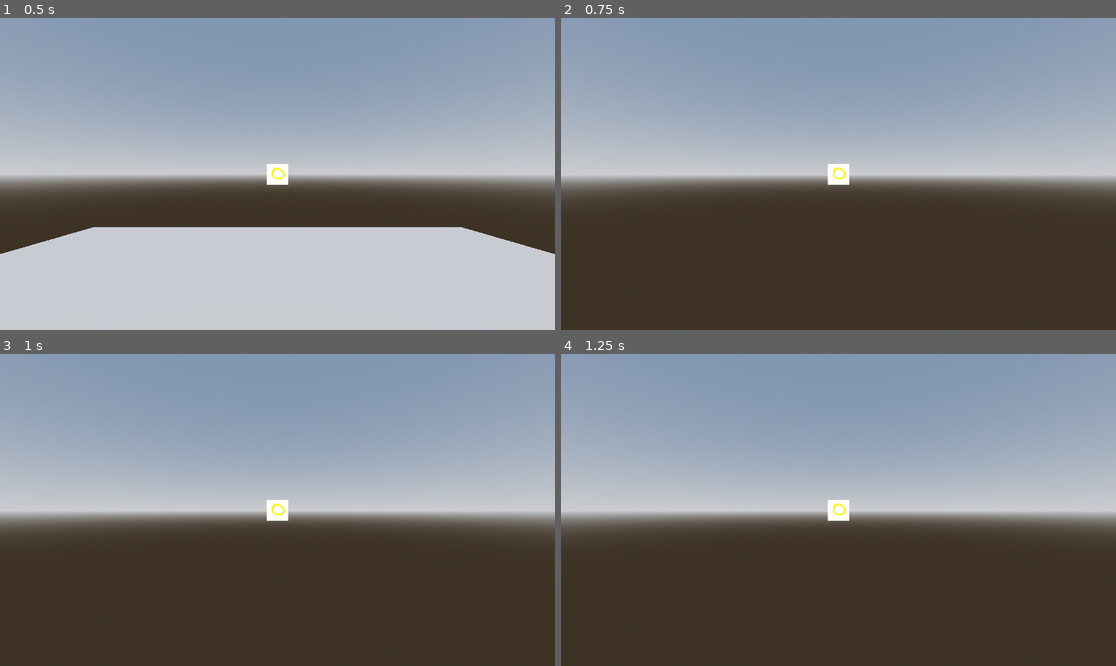
Above: before the commit, frames 1-4 (two rows, left to right).
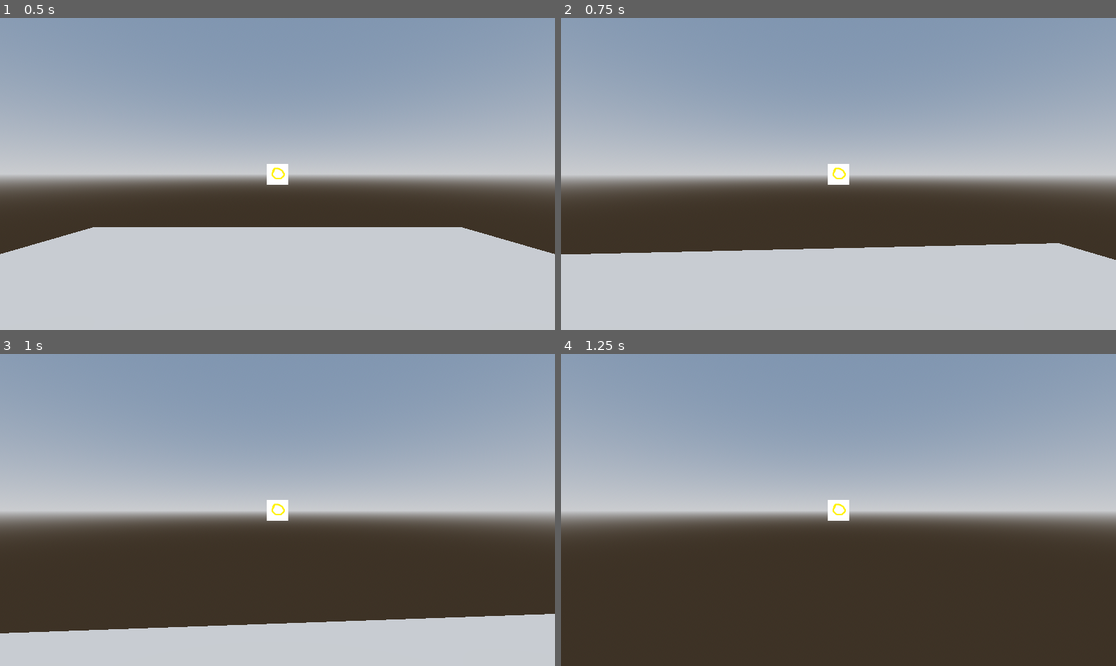
Above: after the commit, the same moments.

Repository: MarGamaDev/wolfenlike
Game: Godot game, scene res://Player/player test/player_test.tscn
Two runs of this game, one before a commit and one after it. Both use one fixed random seed, a clock stepped at 60 frames per second and the inputs below. The project has no main scene, so this scene is started directly.
Inputs (mouse positions are in pixels of both pictures, inside the frame that each line leads up to):
- Up to frame 1 (0.5 s): no input
- Up to frame 2 (0.75 s): tap Enter at 0.5 s; move the mouse to (866, 174) at 0.52 s; hold W (player_forward) from 0.53 s (still down); click (866, 174) at 0.6 s
- Up to frame 3 (1 s): keep holding W (player_forward)
- Up to frame 4 (1.25 s): keep holding W (player_forward)

Frame 1 is identical in both runs. In frame 2, 26% of the frame differs, in the area x 0-100%, y 72-100%; in frame 3, 14%; in frame 4, nothing differs.

Commit message:
updated movement and pawn lunge

Diff:
--- a/Player/player.gd
+++ b/Player/player.gd
@@ -42,6 +42,7 @@
 func _physics_process(delta: float) -> void:
 	var input_dir := Input.get_vector("player_left","player_right","player_forward","player_backward")
 	current_form.handle_directional_input(input_dir, delta)
+	current_form.on_process_update(delta)
 
 func get_weapon_holder() -> Node3D:
 	return $Head/WeaponHolder
--- a/Player/player_form.gd
+++ b/Player/player_form.gd
@@ -4,6 +4,8 @@
 var head : Node3D
 var weapon : PlayerWeapon
 var direction : Vector3 = Vector3.ZERO
+var stop_delta : float
+var stop_time : float = 0.1
 
 func initialize(set_player : Player) -> void:
 	player = set_player
@@ -14,8 +16,12 @@
 	direction = (head.transform.basis * Vector3(input_vector.x, 0, input_vector.y)).normalized()
 
 func on_directional_input_stopping() -> void:
-	player.velocity.x = 0.0
-	player.velocity.z = 0.0
+	player.velocity -= player.velocity * min(stop_delta/stop_time, 1.0)
+	#player.velocity.x = 0.0
+	#player.velocity.z = 0.0
 
 func handle_attack_input() -> void:
 	weapon.shoot()
+
+func on_process_update(delta : float) -> void:
+	stop_delta = delta
--- a/Player/weapons/pawn_swipe.gd
+++ b/Player/weapons/pawn_swipe.gd
@@ -4,7 +4,7 @@
 @onready var  timer : Timer = $Timer
 
 @export var swipe_duration : float = 0.1
-@export var lunge_strength : float = 100
+@export var lunge_strength : float = 10
 
 func _ready() -> void:
 	timer.wait_time = swipe_duration
